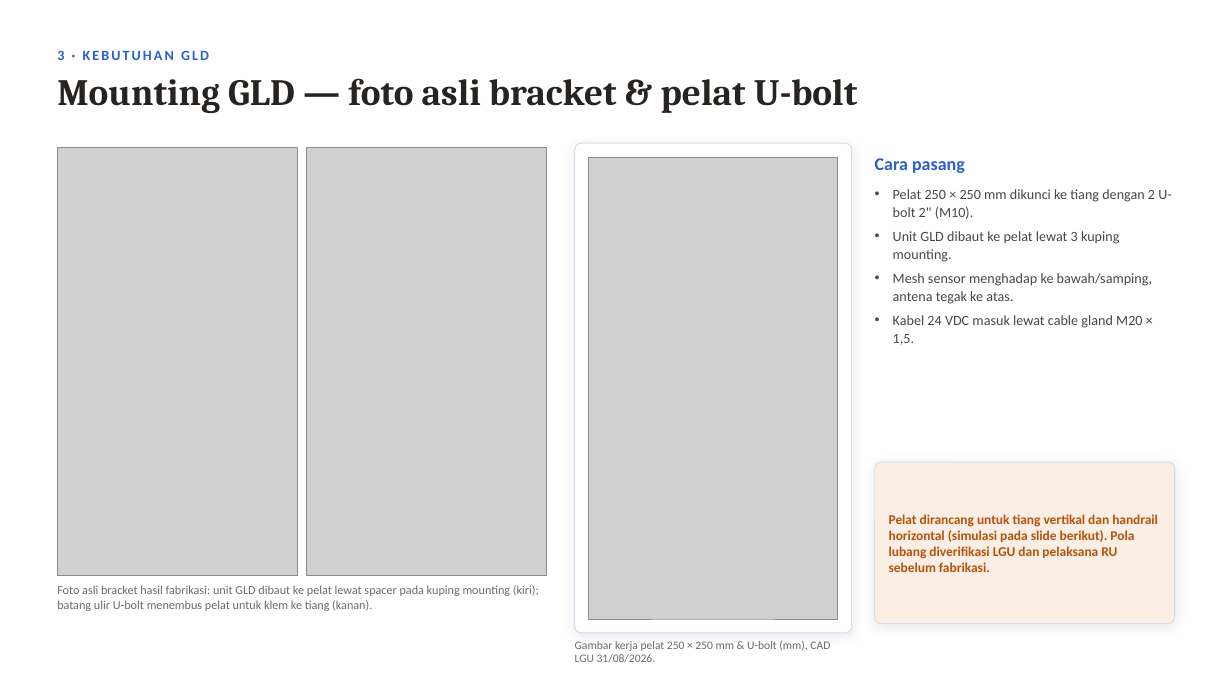
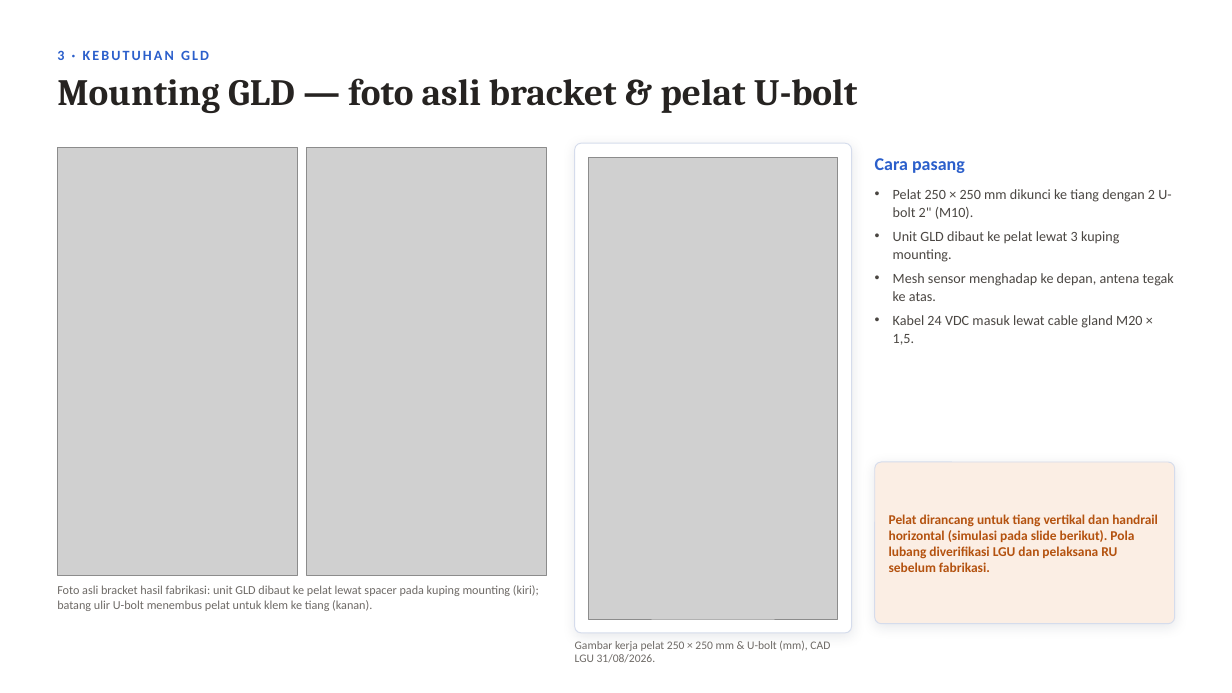
Before and after one commit to RavellerH/GLD-V2-Report-2026, a slide deck: slide 14 of Deliverables/Presentasi_Koordinasi_Implementasi_GLD_RU-VI_Balongan_13November2026.pptx. Drawn at 1232x693 pixels with LibreOffice and Linux fonts; fonts in the diff are those of the drawing; grey boxes stand for pictures. Boxes give left, top, right and bottom in pixels: in the first picture for what was removed or moved away, otherwise in the second. Text is boxed around its words. In the diff, an @@ line names an element or a change of style, - is before the commit and + after.

```diff
--- a/Deliverables/Presentasi_Koordinasi_Implementasi_GLD_RU-VI_Balongan_13November2026.pptx
+++ b/Deliverables/Presentasi_Koordinasi_Implementasi_GLD_RU-VI_Balongan_13November2026.pptx
@@ text at <box>893,273,1174,301</box>: text changed @@
-• Mesh sensor menghadap ke bawah/samping, antena tegak ke atas.
+• Mesh sensor menghadap ke depan, antena tegak ke atas.
```
Also in this commit, not shown: 6 other slides changed, 1 slide added, 8 other files.
